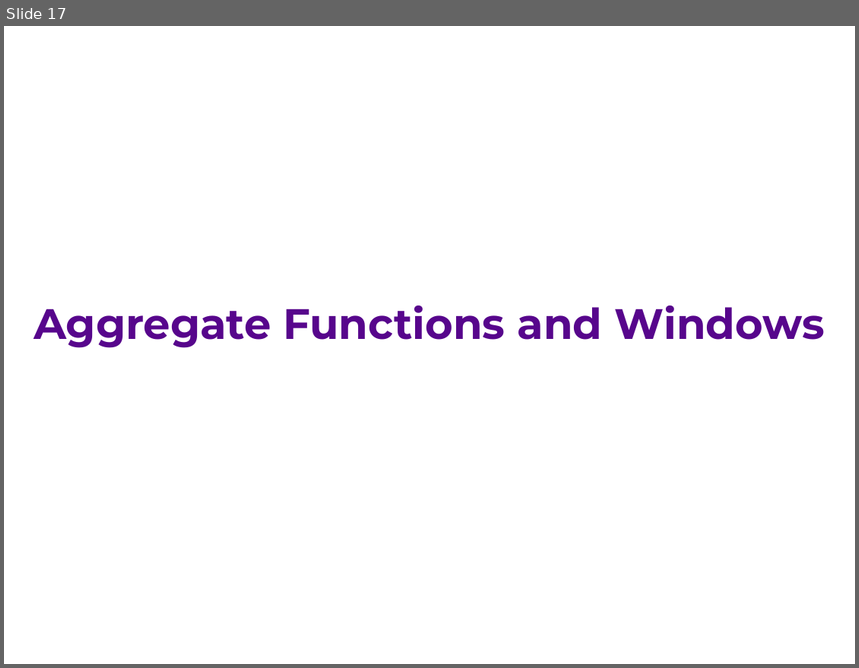
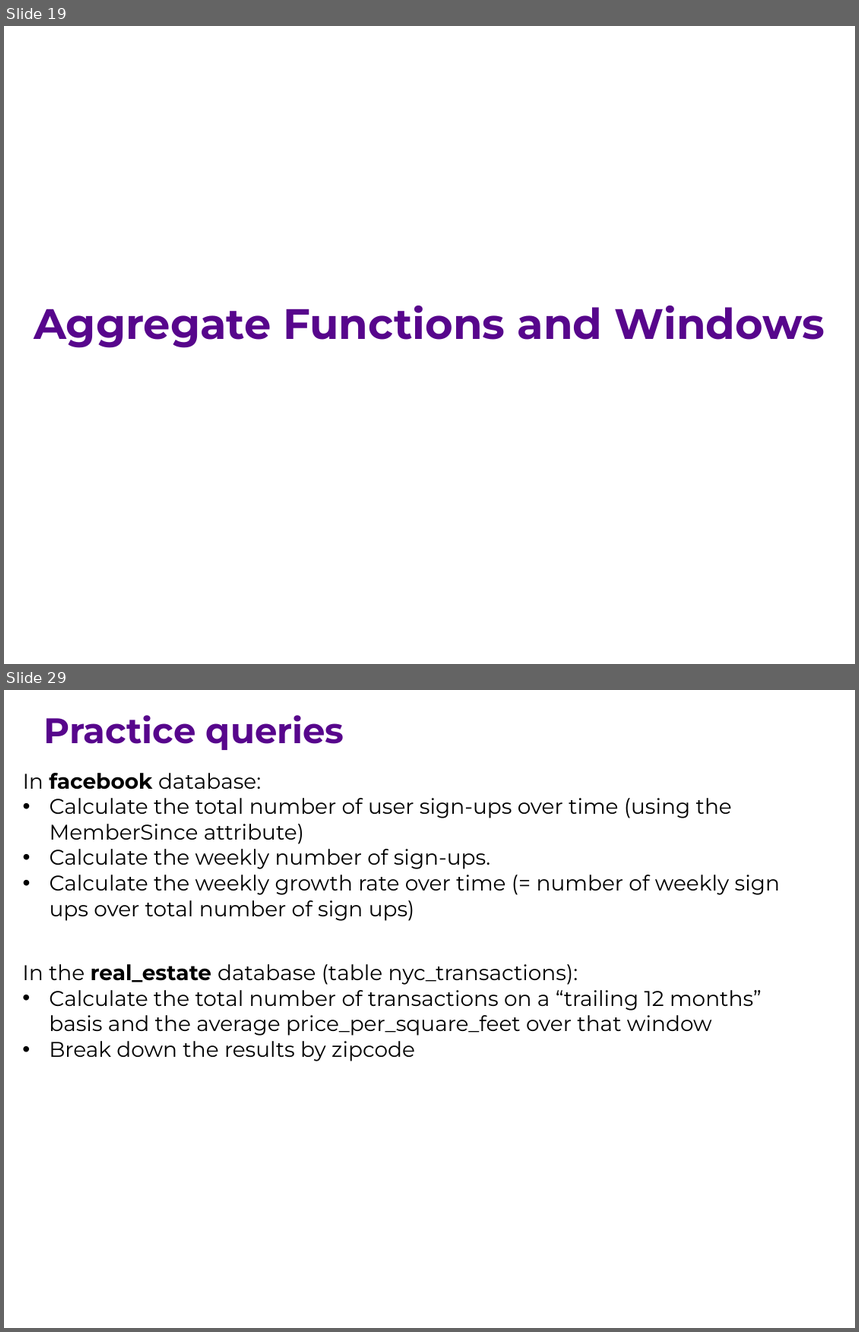
Before and after one commit to ipeirotis/introduction-to-databases, a slide deck: session7/G-Window_queries.pptx. Shown one above the other, each under a label of ours: slide 17 before the commit, slides 19 and 29 after it; the slides between them are not shown. The pictures are 859x668 and 859x1332 pixels, drawn with LibreOffice and Linux fonts; fonts in the diff are those of the drawing. Boxes give left, top, right and bottom in pixels: in the first picture for what was removed or moved away, otherwise in the second. Text is boxed around its words. In the diff, an @@ line names an element or a change of style, - is before the commit and + after.

```diff
--- a/session7/G-Window_queries.pptx
+++ b/session7/G-Window_queries.pptx
@@ slide 29 added at [4, 690, 855, 1328], background #FFFFFF @@
@@ text added at [44, 715, 344, 750], 30 pt, text #57068C, bold @@
+Practice queries
@@ text added at [23, 773, 780, 921], 18 pt, text #000000 @@
+In facebook database:
+• Calculate the total number of user sign-ups over time (using the MemberSince attribute)
+• Calculate the weekly number of sign-ups.
+• Calculate the weekly growth rate over time (= number of weekly sign ups over total number of sign ups)
@@ text added at [22, 964, 762, 1062], 18 pt, text #000000 @@
+In the real_estate database (table nyc_transactions):
+• Calculate the total number of transactions on a “trailing 12 months” basis and the average price_per_square_feet over that window
+• Break down the results by zipcode
@@ what was slide 17 is now slide 19 @@
```
Also in this commit, not shown: 4 slides changed, 10 other slides added.
